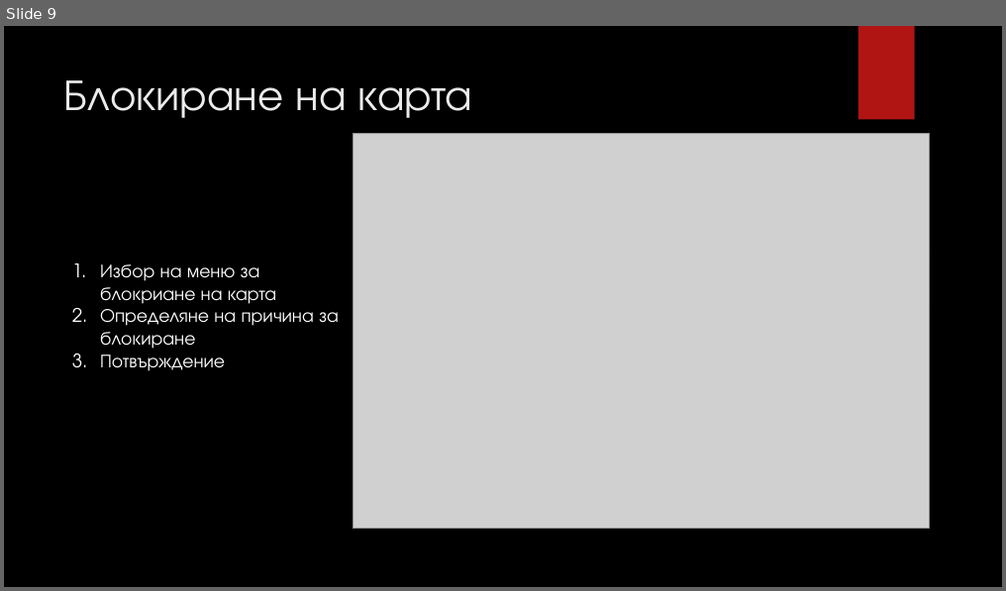
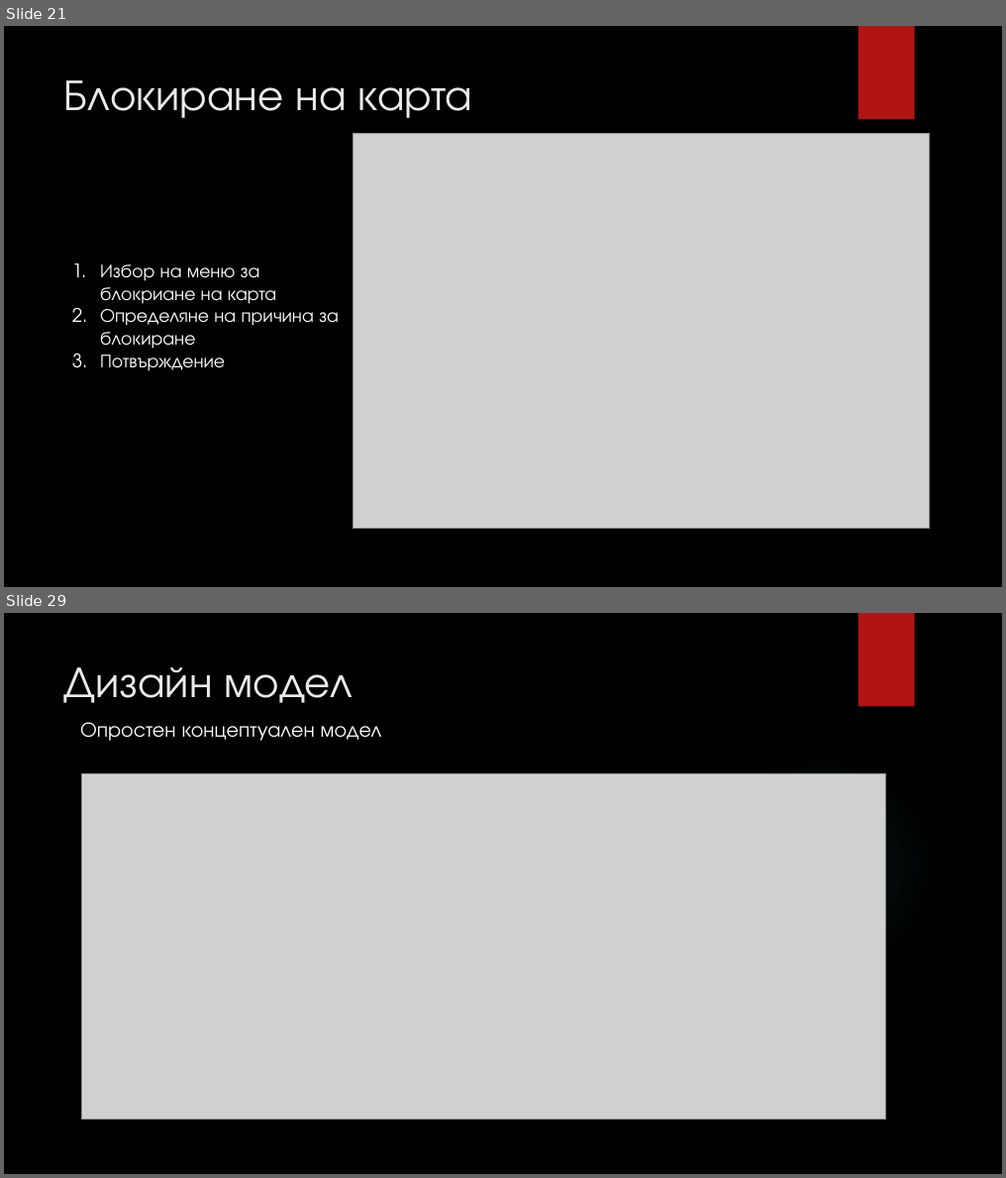
Before and after one commit to fahmiprasetya/PSS, a slide deck: I1/Current_Working_Directory/E3/ABM E3 Presentation.pptx. Shown one above the other, each under a label of ours: slide 9 before the commit, slides 21 and 29 after it; the slides between them are not shown. The pictures are 1006x591 and 1006x1178 pixels, drawn with LibreOffice and Linux fonts; fonts in the diff are those of the drawing; grey boxes stand for pictures; background and template pictures are left out. Boxes give left, top, right and bottom in pixels: in the first picture for what was removed or moved away, otherwise in the second. Text is boxed around its words. In the diff, an @@ line names an element or a change of style, - is before the commit and + after.

```diff
--- a/I1/Current_Working_Directory/E3/ABM E3 Presentation.pptx
+++ b/I1/Current_Working_Directory/E3/ABM E3 Presentation.pptx
@@ slide 29 added at [4, 613, 1002, 1174], background picture (left out); not listed: 2 template elements that a slide beside it also shows @@
@@ title added at [64, 667, 353, 703], 42 pt, text #EBEBEB @@
+Дизайн модел
@@ text added at [80, 722, 382, 741], 20 pt, text #FFFFFF @@
+Опростен концептуален модел
@@ picture added at [82, 774, 886, 1119] @@
@@ what was slide 9 is now slide 21 @@
```
Also in this commit, not shown: 1 slide changed, 26 other slides added, 12 other files.
